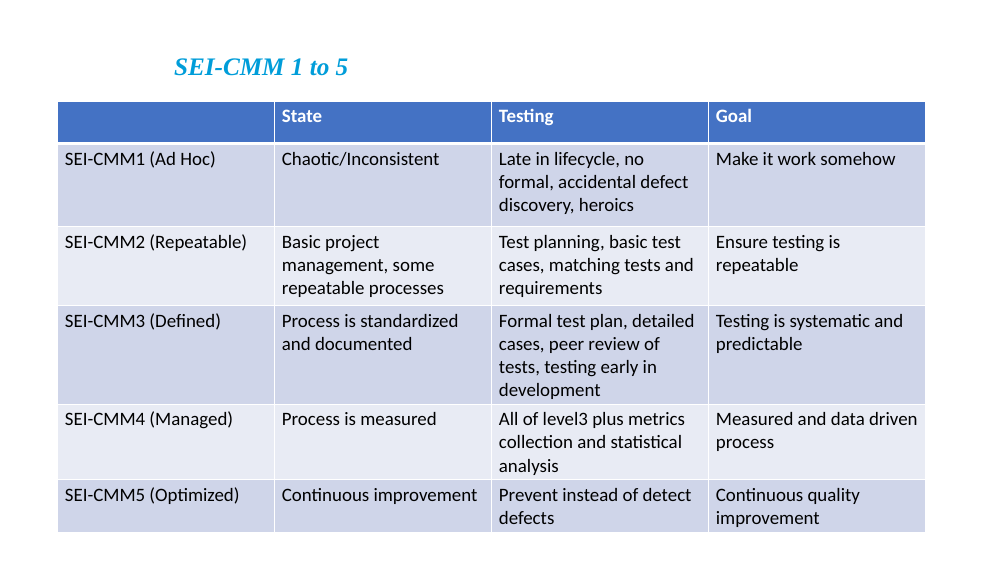
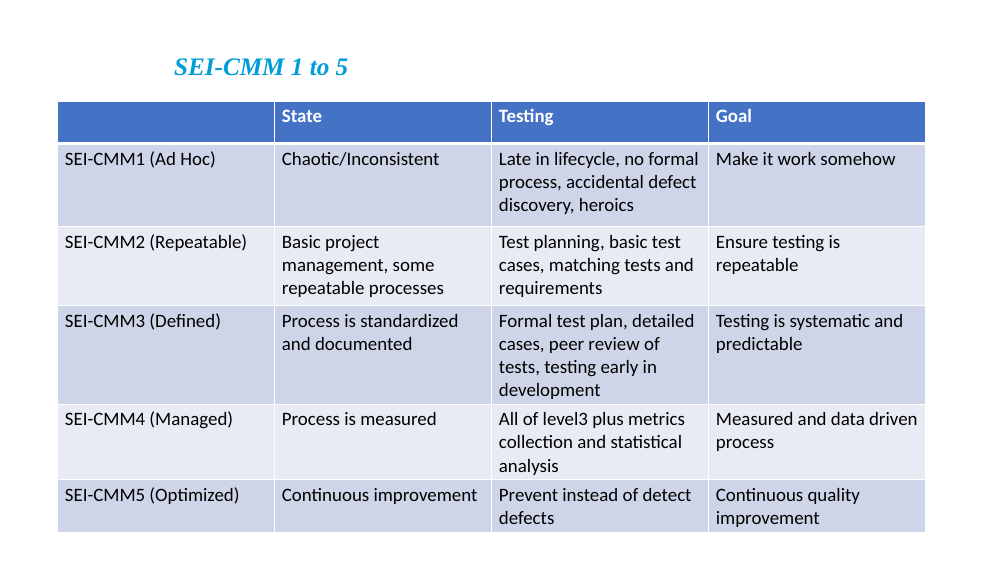
Before and after one commit to kthanasi-git/SW_Engineering, a slide deck: slide 13 of SOFTWARE ENGINEERING/SLIDES/18-Risk Management.pptx (slide 11 before the commit). Drawn at 1008x567 pixels with LibreOffice and Linux fonts; fonts in the diff are those of the drawing. Boxes give left, top, right and bottom in pixels: in the first picture for what was removed or moved away, otherwise in the second. Text is boxed around its words. In the diff, an @@ line names an element or a change of style, - is before the commit and + after.

```diff
--- a/SOFTWARE ENGINEERING/SLIDES/18-Risk Management.pptx
+++ b/SOFTWARE ENGINEERING/SLIDES/18-Risk Management.pptx
@@ table at <box>57,101,926,533</box> @@
-row 2, column 3: Late in lifecycle, no formal, accidental defect discovery, heroics
+row 2, column 3: Late in lifecycle, no formal process, accidental defect discovery, heroics
```
Also in this commit, not shown: 9 other slides changed, 2 slides added, 13 other files.
